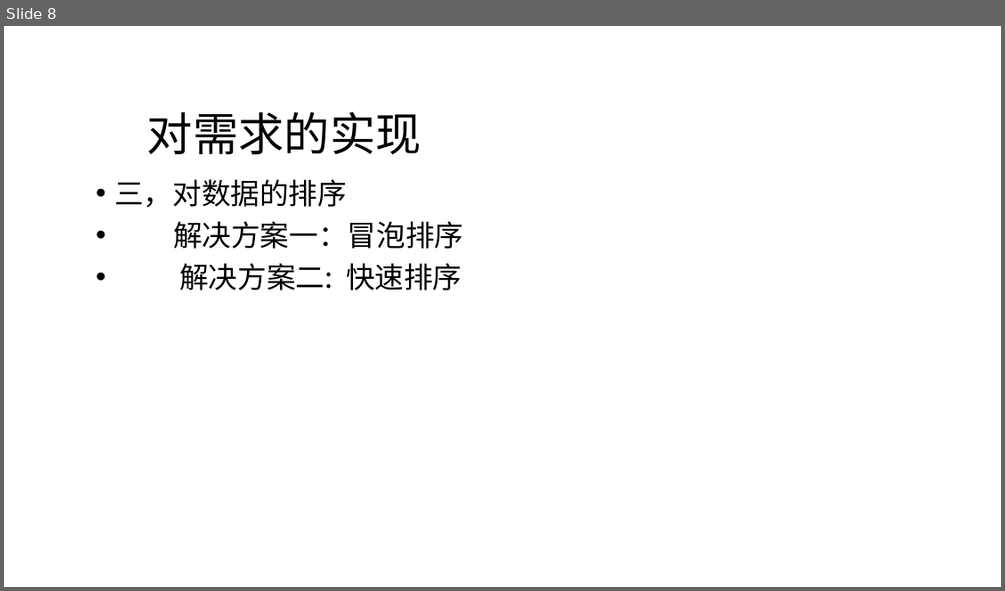
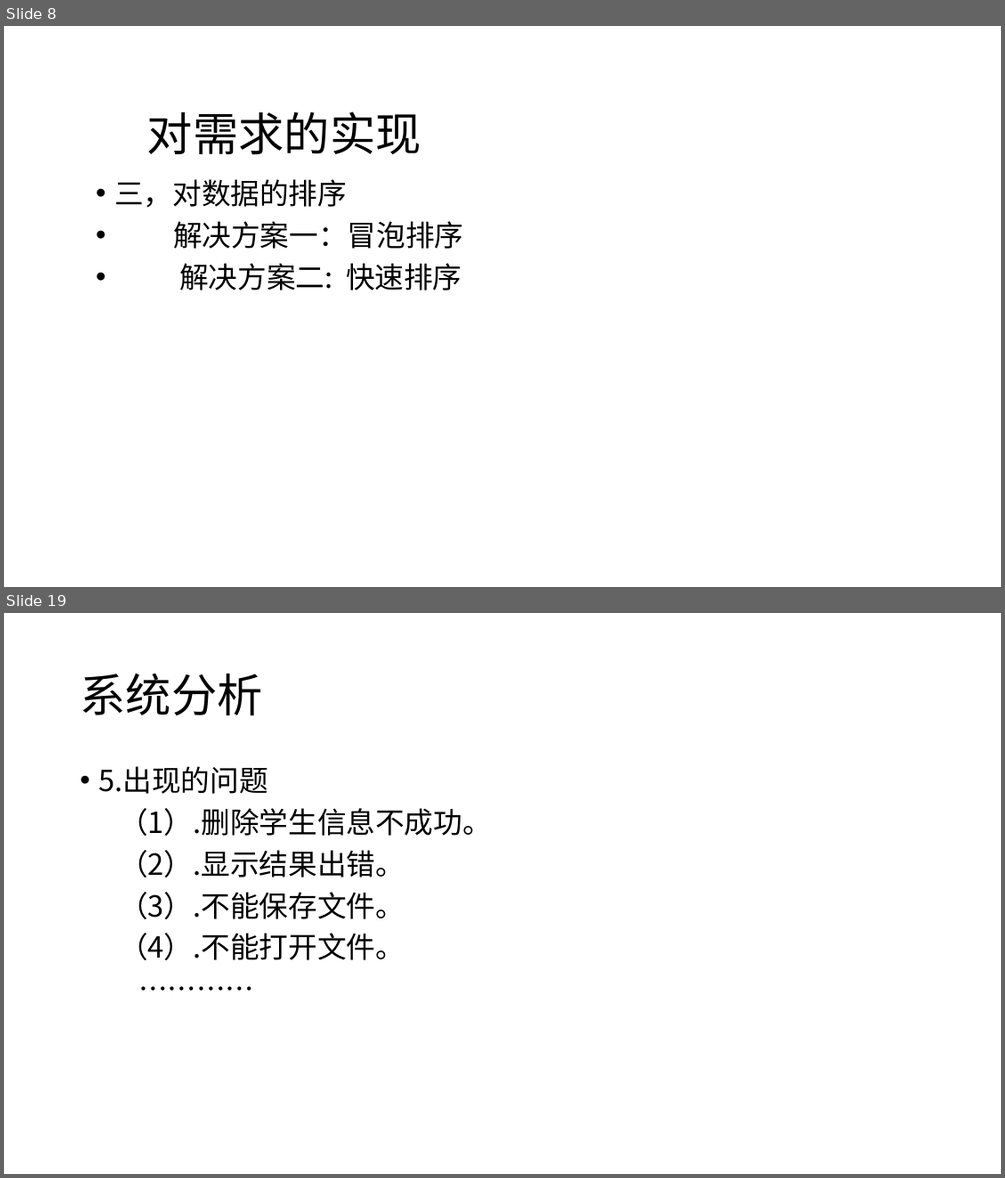
Before and after one commit to moriartyscat/--git, a slide deck: C语言期末作业.pptx. Shown one above the other, each under a label of ours: slide 8 before the commit, slides 8 and 19 after it; the slides between them are not shown. The pictures are 1005x591 and 1005x1178 pixels, drawn with LibreOffice and Linux fonts; fonts in the diff are those of the drawing; background and template pictures are left out. Boxes give left, top, right and bottom in pixels: in the first picture for what was removed or moved away, otherwise in the second. Text is boxed around its words. In the diff, an @@ line names an element or a change of style, - is before the commit and + after.

```diff
--- a/C语言期末作业.pptx
+++ b/C语言期末作业.pptx
@@ slide 19 added at (4, 613, 1001, 1174), background picture (left out) @@
@@ title added at (80, 674, 262, 715), 44 pt, text #000000 @@
+系统分析
@@ text added at (98, 766, 492, 960), 28 pt, text #000000 @@
+• 5.出现的问题
+（1）.删除学生信息不成功。
+（2）.显示结果出错。
+（3）.不能保存文件。
+（4）.不能打开文件。
+…………
```
Also in this commit, not shown: 1 slide changed, 9 other slides added, 3 slides removed.
